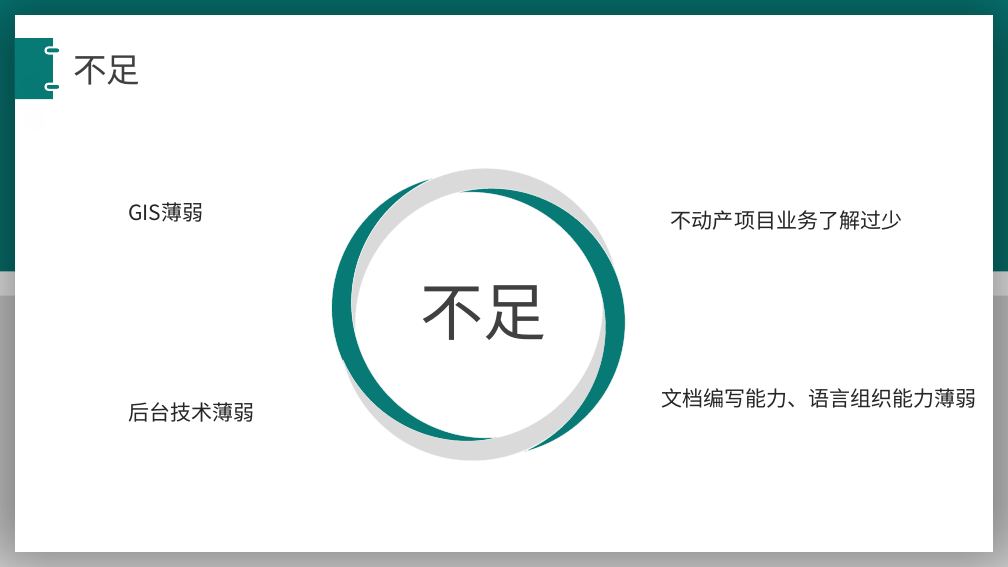
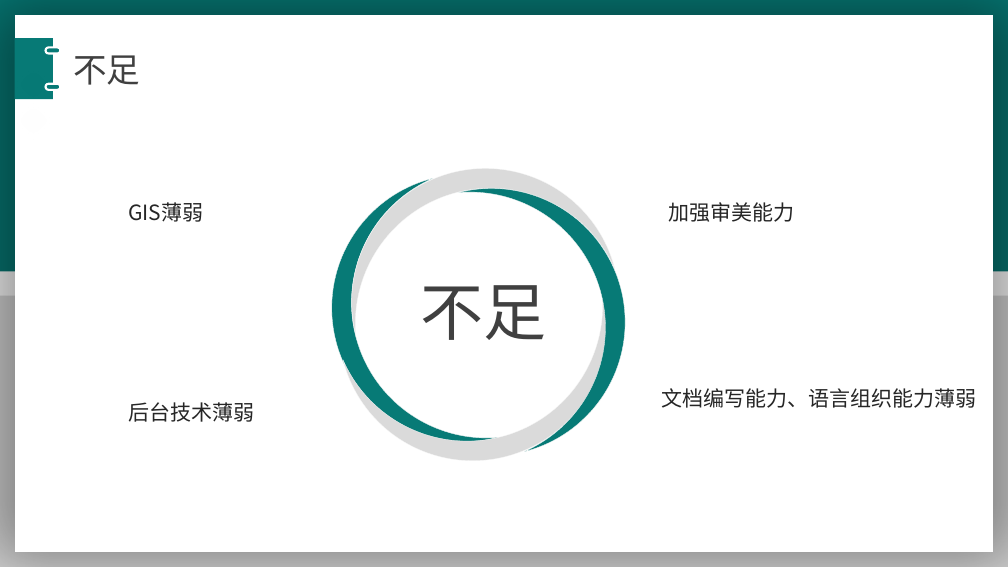
Before and after one commit to wellsmitch/accountpassword, a slide deck: slide 16 of 宋玉彬-年终述职报告-最终 - 副本.pptx. Drawn at 1008x567 pixels with LibreOffice and Linux fonts; fonts in the diff are those of the drawing. Boxes give left, top, right and bottom in pixels: in the first picture for what was removed or moved away, otherwise in the second. Text is boxed around its words. In the diff, an @@ line names an element or a change of style, - is before the commit and + after.

```diff
--- a/宋玉彬-年终述职报告-最终 - 副本.pptx
+++ b/宋玉彬-年终述职报告-最终 - 副本.pptx
@@ text at (668, 202, 794, 222): text changed @@
-不动产项目业务了解过少
+加强审美能力
```
Also in this commit, not shown: 13 other slides changed, 3 slides added, 2 slides removed, 2 other files.
